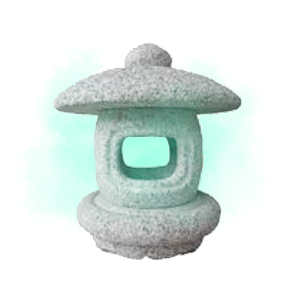
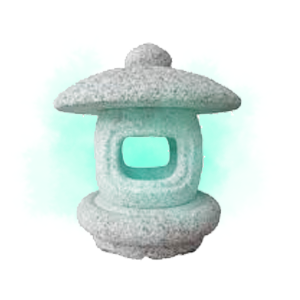
Two versions of the same layered image (300x300). Layer-by-layer changes:
added layer "Layer 4" (color dodge, 80%) in group "lantern_light" over [46, 85, 234, 249]
